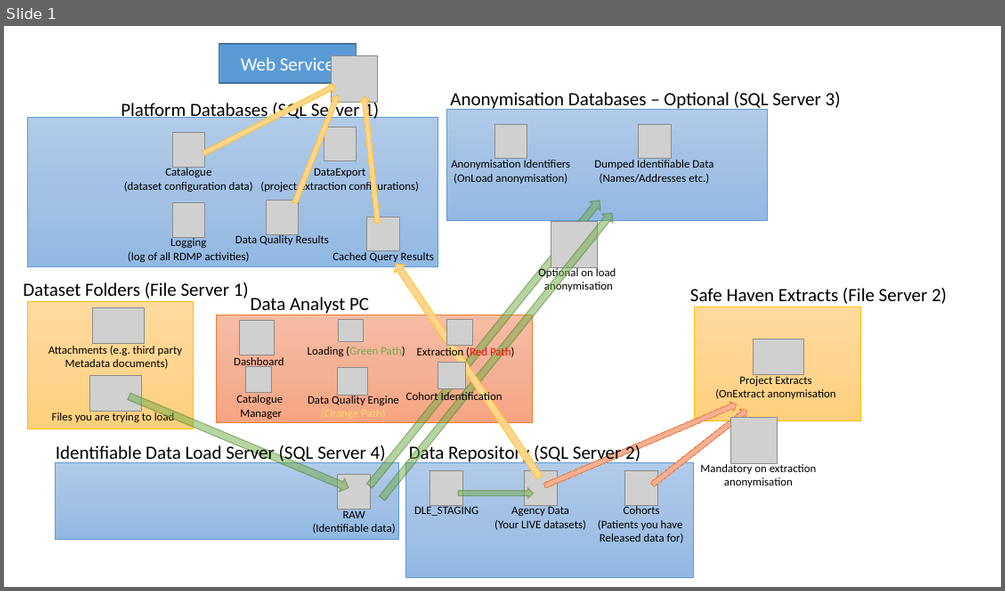
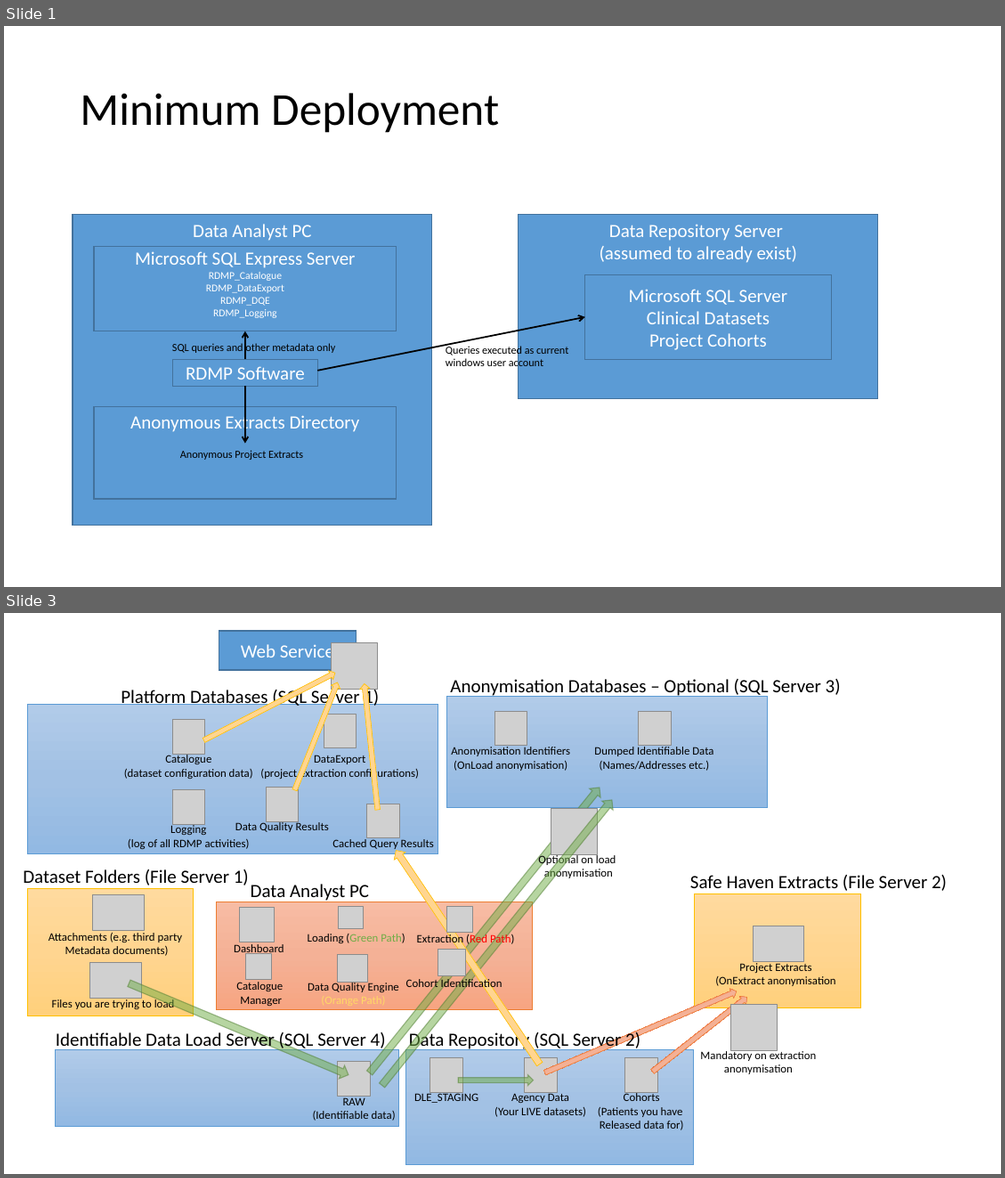
Before and after one commit to HicServices/RDMP, a slide deck: Documentation/RDMPUniverse.pptx. Shown one above the other, each under a label of ours: slide 1 before the commit, slides 1 and 3 after it; the slides between them are not shown. The pictures are 1005x591 and 1005x1178 pixels, drawn with LibreOffice and Linux fonts; fonts in the diff are those of the drawing; grey boxes stand for pictures. Boxes give left, top, right and bottom in pixels: in the first picture for what was removed or moved away, otherwise in the second. Text is boxed around its words. In the diff, an @@ line names an element or a change of style, - is before the commit and + after.

Commit message:
Added deployment diagrams

```diff
--- a/Documentation/RDMPUniverse.pptx
+++ b/Documentation/RDMPUniverse.pptx
@@ slide 1 added at (x1=4, y1=26, x2=1001, y2=587), background #FFFFFF @@
@@ title added at (x1=80, y1=93, x2=499, y2=133), 44 pt, text #000000 @@
+Minimum Deployment
@@ rectangle added at (x1=73, y1=215, x2=432, y2=524), fill #5B9BD5, outline #43739E 1 pt, 18 pt, text #FFFFFF @@
+Data Analyst PC
@@ rectangle added at (x1=518, y1=215, x2=878, y2=398), fill #5B9BD5, outline #43739E 1 pt, 18 pt, text #FFFFFF @@
+Data Repository Server
+(assumed to already exist)
@@ rectangle added at (x1=94, y1=247, x2=396, y2=331), fill #5B9BD5, outline #43739E 1 pt, 10 pt, text #FFFFFF @@
+Microsoft SQL Express Server
+RDMP_Catalogue
+RDMP_DataExport
+RDMP_DQE
+RDMP_Logging
@@ rectangle added at (x1=585, y1=275, x2=831, y2=360), fill #5B9BD5, outline #43739E 1 pt, 18 pt, text #FFFFFF @@
+Microsoft SQL Server
+Clinical Datasets
+Project Cohorts
@@ arrow added from (317, 370) to (585, 317), #000000 1.5 pt @@
@@ text added at (x1=172, y1=342, x2=335, y2=354), 10.5 pt, text #000000 @@
+SQL queries and other metadata only
@@ arrow added from (245, 360) to (245, 331), #000000 1.5 pt @@
@@ text added at (x1=445, y1=345, x2=568, y2=370), 10.5 pt, text #000000 @@
+Queries executed as current windows user account
@@ rectangle added at (x1=173, y1=360, x2=318, y2=386), fill #5B9BD5, outline #43739E 1 pt, 18 pt, text #FFFFFF @@
+RDMP Software
@@ arrow added from (245, 386) to (245, 443), #000000 1.5 pt @@
@@ rectangle added at (x1=94, y1=407, x2=396, y2=499), fill #5B9BD5, outline #43739E 1 pt, 18 pt, text #FFFFFF @@
+Anonymous Extracts Directory
@@ text added at (x1=180, y1=450, x2=303, y2=459), 10.5 pt, text #000000 @@
+Anonymous Project Extracts
@@ what was slide 1 is now slide 3 @@
```
Also in this commit, not shown: 1 other slide added.
